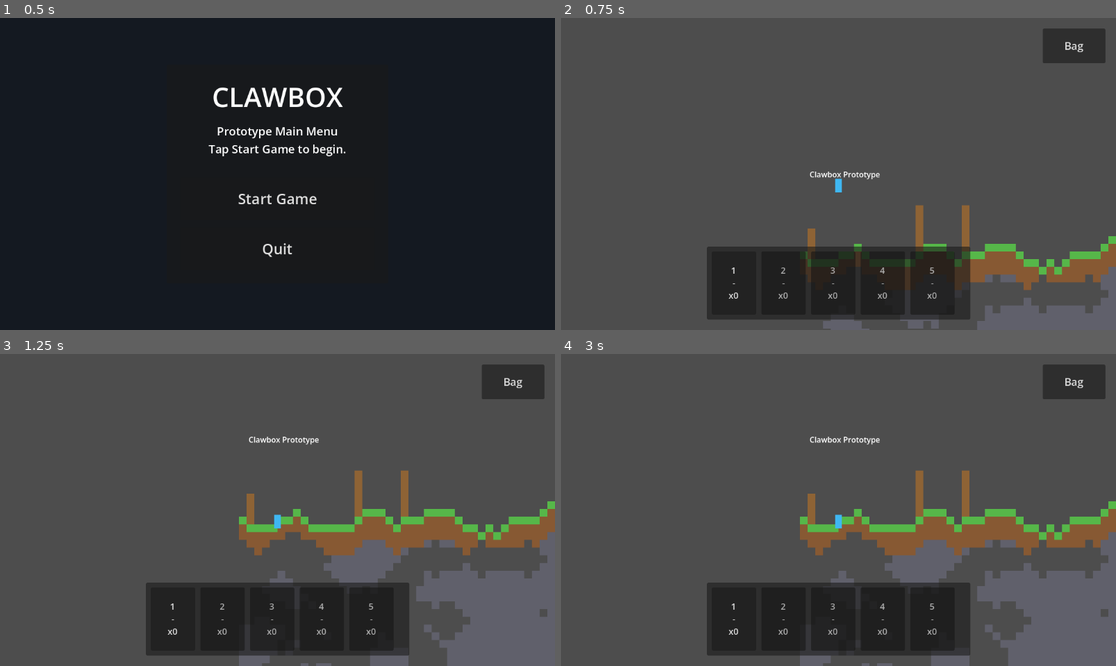
Above: before the commit, frames 1-4 (two rows, left to right).
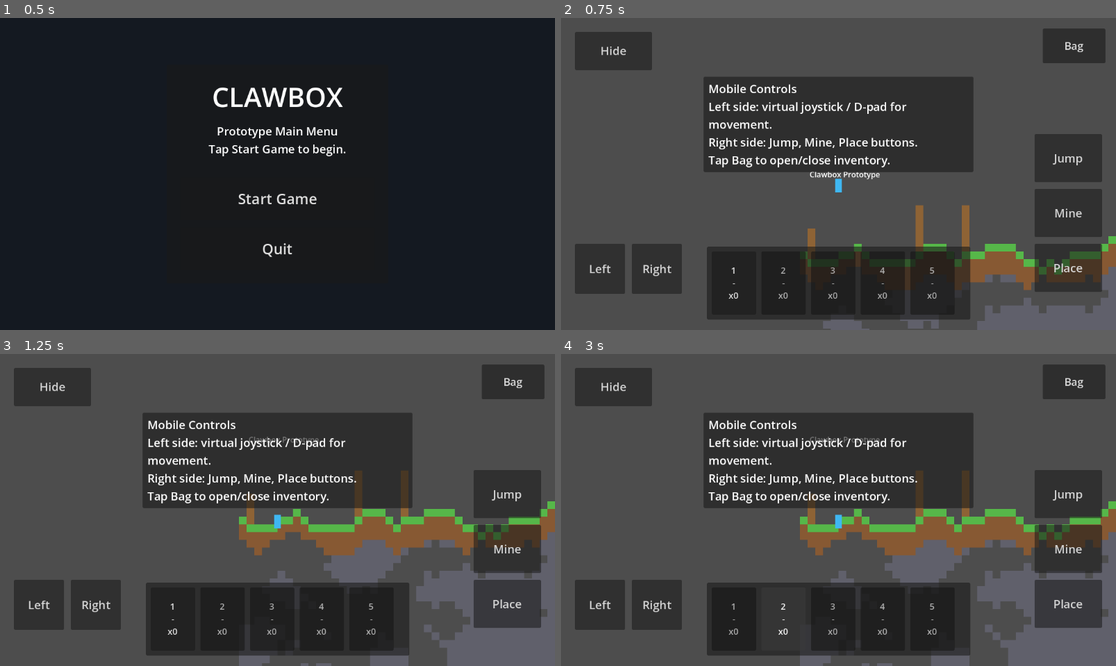
Above: after the commit, the same moments.

Repository: rudyrant/clawbox
Game: Godot game, scene res://scenes/title_screen.tscn
Two runs of this game, one before a commit and one after it. Both use one fixed random seed, a clock stepped at 60 frames per second and the inputs below.
Inputs (mouse positions are in pixels of both pictures, inside the frame that each line leads up to):
- Up to frame 1 (0.5 s): no input
- Up to frame 2 (0.75 s): click "Start Game" at 0.5 s
- Up to frame 3 (1.25 s): no input
- Up to frame 4 (3 s): click (610, 388) at 1.25 s, where only the run after the commit has a clickable "Hide"; click "1 - x0" at 2 s; click "2 - x0" at 2.75 s

Frame 1 is identical in both runs. In frame 2, 24% of the frame differs, in the area x 2-98%, y 4-89%; in frame 3, 24%; in frame 4, 25%, in the area x 2-98%, y 4-90%.
Error before the commit: Parse Error: Cannot infer the type of "safe_bottom" variable because the value doesn't have a set type. (res://scripts/mobile_controls.gd:164)

Commit message:
Fix strict GDScript typing and Android export signing

Diff:
--- a/scripts/inventory_ui.gd
+++ b/scripts/inventory_ui.gd
@@ -1,8 +1,8 @@
 extends Control
 
-const ITEM_DATA := preload("res://scripts/item_data.gd")
+const ITEM_DATA: Script = preload("res://scripts/item_data.gd")
 
-const HOTBAR_SIZE := 5
+const HOTBAR_SIZE: int = 5
 const EMPTY_ITEM_ID: StringName = ITEM_DATA.EMPTY_ITEM_ID
 
 @export var player_path: NodePath = NodePath("../../Player")
@@ -31,7 +31,7 @@
 	_hotbar_buttons.clear()
 
 	for index in range(HOTBAR_SIZE):
-		var button := Button.new()
+		var button: Button = Button.new()
 		button.text = str(index + 1)
 		button.focus_mode = Control.FOCUS_NONE
 		button.pressed.connect(_on_hotbar_slot_pressed.bind(index))
@@ -54,7 +54,7 @@
 		_refresh_inventory_list()
 
 func _on_inventory_changed(inventory: Dictionary, hotbar: Array, selected_index: int) -> void:
-	var inventory_changed := inventory != _inventory_snapshot
+	var inventory_changed: bool = inventory != _inventory_snapshot
 	_inventory_snapshot = inventory.duplicate()
 	_refresh_hotbar_buttons(hotbar, selected_index)
 	if inventory_changed or _inventory_list.get_child_count() == 0:
@@ -64,17 +64,17 @@
 	for slot_index in range(HOTBAR_SIZE):
 		if slot_index >= _hotbar_buttons.size():
 			break
-		var button := _hotbar_buttons[slot_index]
+		var button: Button = _hotbar_buttons[slot_index]
 		var item_id: StringName = EMPTY_ITEM_ID
-		var count := 0
+		var count: int = 0
 		if slot_index < hotbar.size():
-			var slot_variant = hotbar[slot_index]
+			var slot_variant: Variant = hotbar[slot_index]
 			if slot_variant is Dictionary:
-				var slot_data := slot_variant as Dictionary
-				item_id = slot_data.get("item_id", EMPTY_ITEM_ID)
+				var slot_data: Dictionary = slot_variant as Dictionary
+				item_id = StringName(slot_data.get("item_id", EMPTY_ITEM_ID))
 				count = int(slot_data.get("count", 0))
 
-		var name_text := "-"
+		var name_text: String = "-"
 		if item_id != EMPTY_ITEM_ID:
 			name_text = _display_name(item_id)
 		button.text = "%d\n%s\nx%d" % [slot_index + 1, name_text, count]
@@ -90,21 +90,22 @@
 	for child in _inventory_list.get_children():
 		child.queue_free()
 
-	var title := Label.new()
+	var title: Label = Label.new()
 	title.text = "Inventory"
 	_inventory_list.add_child(title)
 
 	if _inventory_snapshot.is_empty():
-		var empty_label := Label.new()
+		var empty_label: Label = Label.new()
 		empty_label.text = "Empty"
 		_inventory_list.add_child(empty_label)
 		return
 
-	var sorted_ids := _inventory_snapshot.keys()
+	var sorted_ids: Array = _inventory_snapshot.keys()
 	sorted_ids.sort()
 	for item_id in sorted_ids:
-		var row := Label.new()
-		row.text = "%s x%d" % [_display_name(item_id), int(_inventory_snapshot[item_id])]
+		var row: Label = Label.new()
+		var item_key: StringName = StringName(item_id)
+		row.text = "%s x%d" % [_display_name(item_key), int(_inventory_snapshot[item_key])]
 		_inventory_list.add_child(row)
 
 func _on_hotbar_slot_pressed(slot_index: int) -> void:
@@ -126,8 +127,8 @@
 	var slot_height: float = clamp(64.0 * scale_factor, 52.0, 108.0)
 	var gap: float = clamp(6.0 * scale_factor, 4.0, 12.0)
 	var margin: float = clamp(12.0 * scale_factor, 10.0, 24.0)
-	var button_font_size := int(clamp(11.0 * scale_factor, 10.0, 18.0))
-	var panel_font_size := int(clamp(15.0 * scale_factor, 12.0, 22.0))
+	var button_font_size: int = int(clamp(11.0 * scale_factor, 10.0, 18.0))
+	var panel_font_size: int = int(clamp(15.0 * scale_factor, 12.0, 22.0))
 
 	_hotbar_row.add_theme_constant_override("separation", int(round(gap)))
 	for button in _hotbar_buttons:
@@ -158,8 +159,8 @@
 	_inventory_toggle_button.anchor_right = 1.0
 	_inventory_toggle_button.anchor_top = 0.0
 	_inventory_toggle_button.anchor_bottom = 0.0
-	var toggle_width := clamp(86.0 * scale_factor, 72.0, 130.0)
-	var toggle_height := clamp(44.0 * scale_factor, 40.0, 72.0)
+	var toggle_width: float = clamp(86.0 * scale_factor, 72.0, 130.0)
+	var toggle_height: float = clamp(44.0 * scale_factor, 40.0, 72.0)
 	_inventory_toggle_button.offset_left = -margin - toggle_width
 	_inventory_toggle_button.offset_right = -margin
 	_inventory_toggle_button.offset_top = margin
--- a/scripts/mobile_controls.gd
+++ b/scripts/mobile_controls.gd
@@ -3,10 +3,10 @@
 @export var player_path: NodePath = NodePath("../../Player")
 @export var blocks_path: NodePath = NodePath("../../Blocks")
 
-const ACTION_REPEAT_INTERVAL := 0.12
-const INITIAL_OVERLAY_DURATION := 4.0
-const OVERLAY_VISIBLE_TEXT := "Hide"
-const OVERLAY_HIDDEN_TEXT := "Controls"
+const ACTION_REPEAT_INTERVAL: float = 0.12
+const INITIAL_OVERLAY_DURATION: float = 4.0
+const OVERLAY_VISIBLE_TEXT: String = "Hide"
+const OVERLAY_HIDDEN_TEXT: String = "Controls"
 
 var _player: Node = null
 var _blocks: Node = null
@@ -20,14 +20,14 @@
 var _controls_overlay_panel: PanelContainer
 var _controls_overlay_label: Label
 
-var _left_held := false
-var _right_held := false
-var _mine_held := false
-var _place_held := false
-
-var _mine_repeat_timer := 0.0
-var _place_repeat_timer := 0.0
-var _initial_overlay_active := false
+var _left_held: bool = false
+var _right_held: bool = false
+var _mine_held: bool = false
+var _place_held: bool = false
+
+var _mine_repeat_timer: float = 0.0
+var _place_repeat_timer: float = 0.0
+var _initial_overlay_active: bool = false
 
 func _ready() -> void:
 	mouse_filter = Control.MOUSE_FILTER_IGNORE
@@ -101,7 +101,7 @@
 	_controls_overlay_panel.mouse_filter = Control.MOUSE_FILTER_STOP
 	add_child(_controls_overlay_panel)
 
-	var margin := MarginContainer.new()
+	var margin: MarginContainer = MarginContainer.new()
 	margin.add_theme_constant_override("margin_left", 10)
 	margin.add_theme_constant_override("margin_top", 8)
 	margin.add_theme_constant_override("margin_right", 10)
@@ -137,7 +137,7 @@
 	_overlay_toggle_button.text = OVERLAY_HIDDEN_TEXT
 
 func _make_button(label: String) -> Button:
-	var button := Button.new()
+	var button: Button = Button.new()
 	button.text = label
 	button.focus_mode = Control.FOCUS_NONE
 	button.mouse_filter = Control.MOUSE_FILTER_STOP
@@ -149,20 +149,20 @@
 	_blocks = get_node_or_null(blocks_path)
 
 func _apply_layout() -> void:
-	var viewport_size := get_viewport_rect().size
-	var short_side := min(viewport_size.x, viewport_size.y)
-	var scale_factor := clamp(short_side / 360.0, 0.9, 1.8)
-
-	var move_size := clamp(64.0 * scale_factor, 52.0, 104.0)
-	var action_width := clamp(84.0 * scale_factor, 68.0, 140.0)
-	var action_height := clamp(56.0 * scale_factor, 48.0, 100.0)
-	var toggle_width := clamp(96.0 * scale_factor, 80.0, 160.0)
-	var toggle_height := clamp(44.0 * scale_factor, 38.0, 80.0)
-	var overlay_width := clamp(viewport_size.x * 0.72, 220.0, 560.0)
-	var margin := clamp(16.0 * scale_factor, 12.0, 30.0)
-	var gap := clamp(8.0 * scale_factor, 6.0, 14.0)
-	var safe_bottom := margin + clamp(96.0 * scale_factor, 88.0, 150.0)
-	var font_size := int(clamp(14.0 * scale_factor, 12.0, 24.0))
+	var viewport_size: Vector2 = get_viewport_rect().size
+	var short_side: float = minf(viewport_size.x, viewport_size.y)
+	var scale_factor: float = clampf(short_side / 360.0, 0.9, 1.8)
+
+	var move_size: float = clampf(64.0 * scale_factor, 52.0, 104.0)
+	var action_width: float = clampf(84.0 * scale_factor, 68.0, 140.0)
+	var action_height: float = clampf(56.0 * scale_factor, 48.0, 100.0)
+	var toggle_width: float = clampf(96.0 * scale_factor, 80.0, 160.0)
+	var toggle_height: float = clampf(44.0 * scale_factor, 38.0, 80.0)
+	var overlay_width: float = clampf(viewport_size.x * 0.72, 220.0, 560.0)
+	var margin: float = clampf(16.0 * scale_factor, 12.0, 30.0)
+	var gap: float = clampf(8.0 * scale_factor, 6.0, 14.0)
+	var safe_bottom: float = margin + clampf(96.0 * scale_factor, 88.0, 150.0)
+	var font_size: int = int(clampf(14.0 * scale_factor, 12.0, 24.0))
 
 	_left_button.custom_minimum_size = Vector2(move_size, move_size)
 	_right_button.custom_minimum_size = Vector2(move_size, move_size)
@@ -212,7 +212,7 @@
 	if _player == null or not _player.has_method("set_move_input"):
 		return
 
-	var move_input := 0.0
+	var move_input: float = 0.0
 	if _left_held and not _right_held:
 		move_input = -1.0
 	elif _right_held and not _left_held:
Not shown, changed: export_presets.cfg
